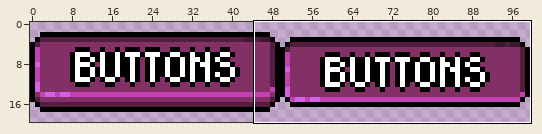
Sprite sheet: Assets/Sprites/UI/Buttons/ButtonsButton-Sheet.png. The picture above shows the old version from afar; the outline marks the close-up.
Close-up. Before the edit:
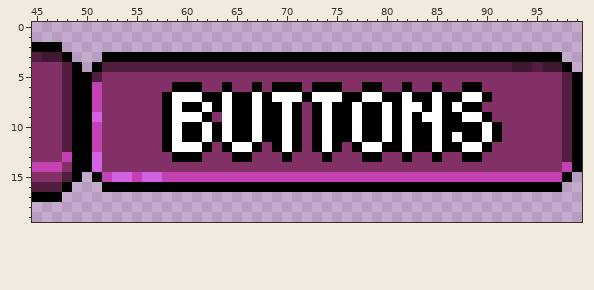
The file is 100x20 pixels. Shown: x 45..99, y 0..19.
And afterwards:
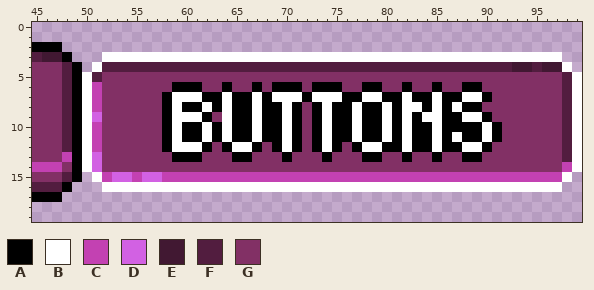
Palette (. is transparent): A #000000  B #ffffff  C #c341b2  D #d261e3  E #411832  F #521d3f  G #823065
What changed:
Colour B replaces colour A in row 3 at x 52 to 97; in row 4 at x 51 and 98; in rows 5 to 14 at x 50 and 99; in row 15 at x 51 and 98; in row 16 at x 52 to 97.
Where, in picture pixels (left, top, right, bottom), the same in both close-ups:
changed: (82, 52, 582, 192)
